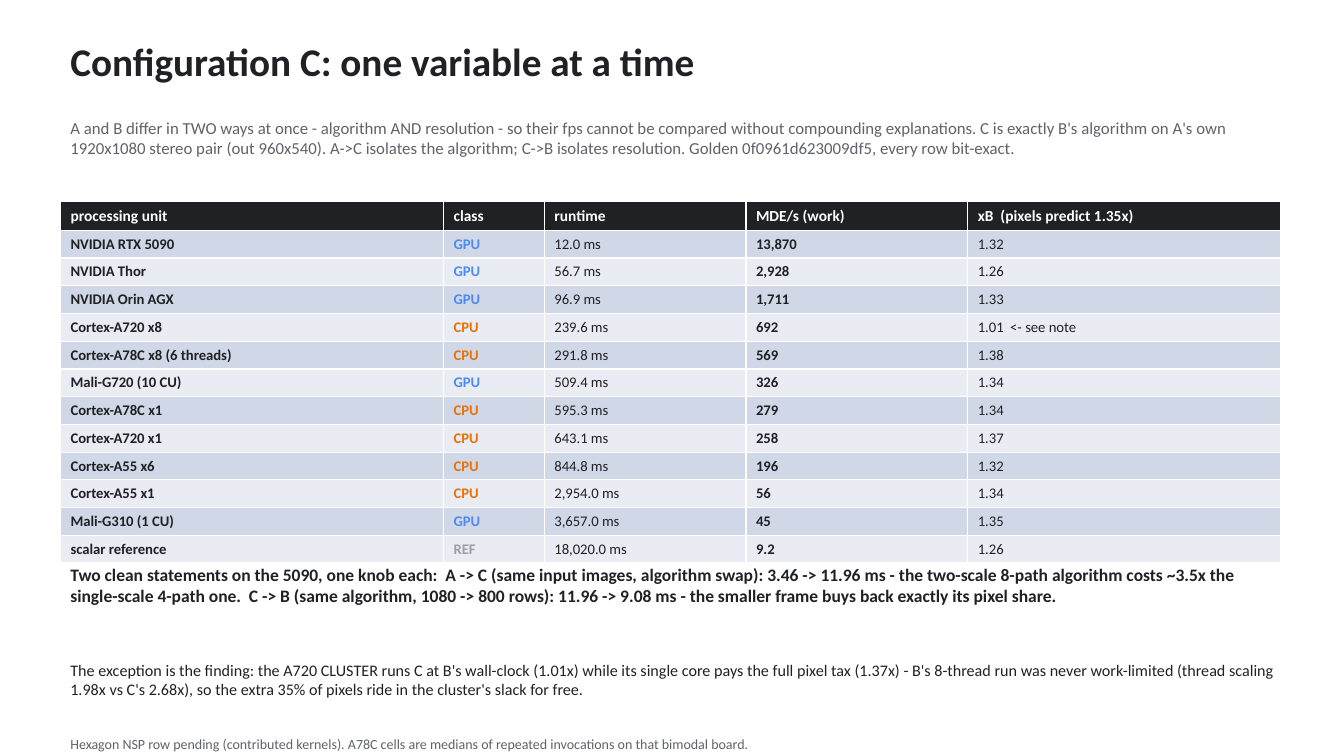
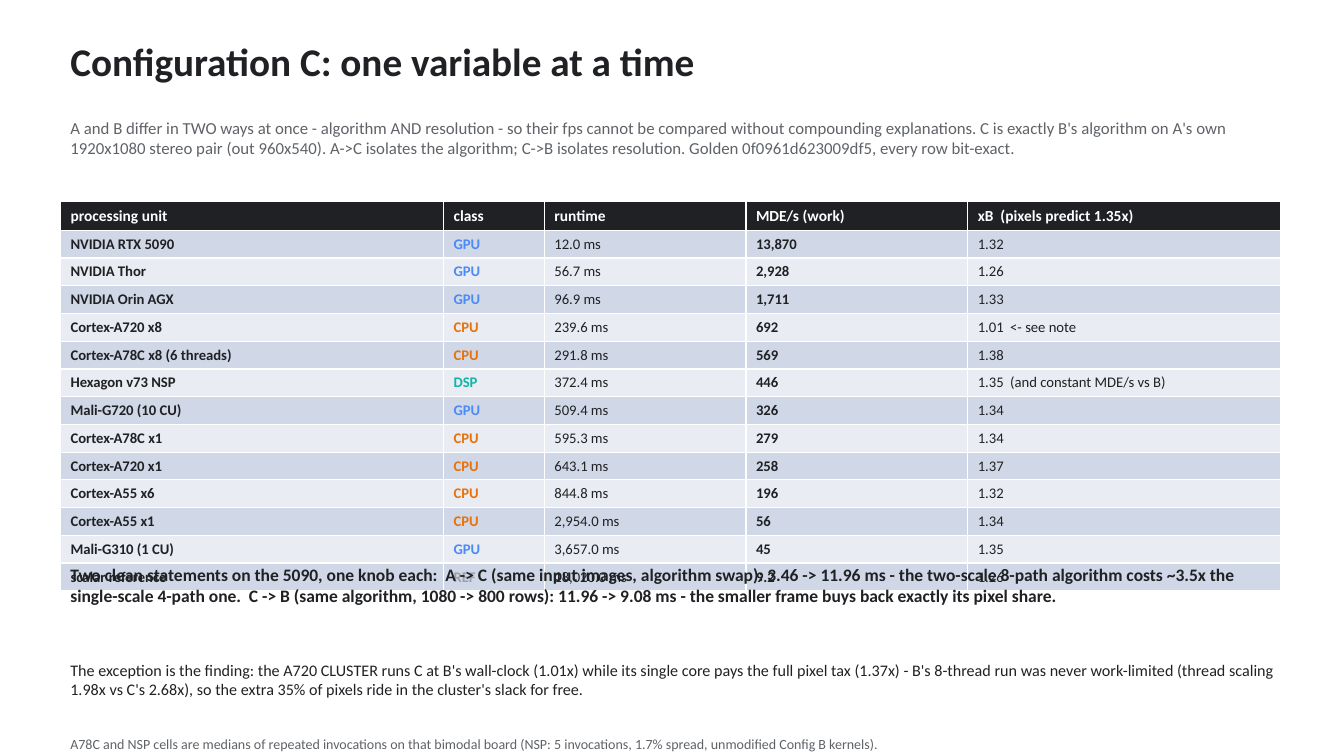
Before and after one commit to kylefoxaustin/sgm-bench, a slide deck: slide 17 of docs/sgm-results.pptx. Drawn at 1344x756 pixels with LibreOffice and Linux fonts; fonts in the diff are those of the drawing. Boxes give left, top, right and bottom in pixels: in the first picture for what was removed or moved away, otherwise in the second. Text is boxed around its words. In the diff, an @@ line names an element or a change of style, - is before the commit and + after.

Commit message:
Configuration C: the NSP row completes the roster, and the reproduce-gap closes
The qualcomm session's Config B HVX kernels ran the 1080p scene unmodified:
372.38 ms median of five invocations (1.7% spread), golden 0f0961d623009df5
gated in-run 5/5. C/B = 1.348 against the 1.35x pixel prediction with
essentially constant MDE/s (444.8 -> 445.5) -- the cleanest counter-example to
the A720 cluster's 1.01x: a work-limited engine holds efficiency across the
resolution change; a slack-limited cluster absorbs the pixels for free.

With hvx/configA/ and hvx/configB/ contributed (60ecd03, swept independently
before this push), every row in all three configurations rebuilds from this
repository. The README's reproducibility-gap paragraph is replaced by its
closure.

```diff
--- a/docs/sgm-results.pptx
+++ b/docs/sgm-results.pptx
@@ table at (60, 202, 1280, 588) @@
+row 7: Hexagon v73 NSP | DSP | 372.4 ms | 446 | 1.35 (and constant MDE/s vs B)
@@ text at (70, 739, 877, 752): text changed @@
-Hexagon NSP row pending (contributed kernels). A78C cells are medians of repeated invocations on that bimodal board.
+A78C and NSP cells are medians of repeated invocations on that bimodal board (NSP: 5 invocations, 1.7% spread, unmodified Config B kernels).
```
Also in this commit, not shown: 2 other files.
